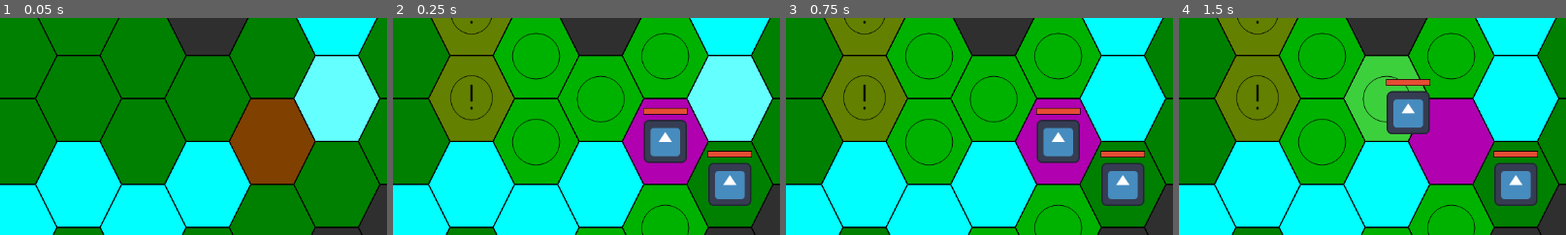
Above: before the commit, frames 1-4 (left to right).
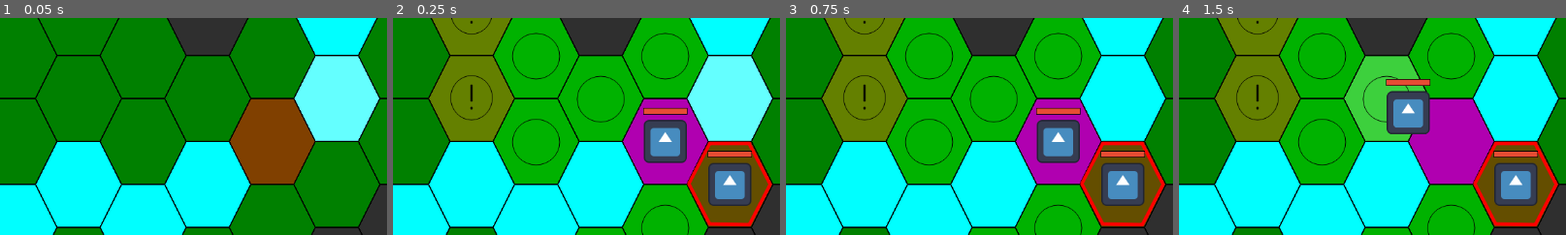
Above: after the commit, the same moments.

Repository: AidasLit/Hex-game-uni
Game: Godot game, scene res://main_scenes/combat_scene.tscn
Same seed, same stepped clock (60 frames per second), same inputs: the game is played once before the commit and once after it. The engine's default icon, where the game draws it, is replaced by a stand-in: a white triangle on a blue panel in a dark square.
Inputs (mouse positions are % of the whole screen's width and height, from its top left):
- Up to frame 1 (0.05 s): no input
- Up to frame 2 (0.25 s): no input
- Up to frame 3 (0.75 s): tap Enter at 0.5 s; move the mouse to (72, 45) at 0.52 s; click (72, 45) at 0.67 s
- Up to frame 4 (1.5 s): tap Space at 1.25 s; move the mouse to (30, 55) at 1.27 s; click (30, 55) at 1.42 s
The pictures show only the part of the screen within x 4-54%, y 41-91%; the shares and areas given below are measured in that part.

Frame 1 is identical in both runs. In frame 2, 4.1% of the frame differs, in the area x 75-98%, y 56-97%; in frame 3, 4.1%; in frame 4, 4.1%.

Commit message:
made basic attacking work

Diff:
--- a/main_scenes/availability_layer.gd
+++ b/main_scenes/availability_layer.gd
@@ -9,9 +9,7 @@
 func _process(delta: float) -> void:
 	pass
 
-func draw_availability(list : Array[Vector2i], last_layer : Array[Vector2i] = []) -> void:
-	clear()
-
+func draw_movability(list : Array[Vector2i], last_layer : Array[Vector2i] = []) -> void:
 	for tile : Vector2i in list:
 		set_cell(tile, 0, Globals.transparent_tile_coords["green"])
 
@@ -19,7 +17,11 @@
 		for tile : Vector2i in last_layer:
 			set_cell(tile, 0, Globals.transparent_tile_coords["orange"])
 
-func is_available(cell : Vector2i) -> bool:
+func draw_attackability(list : Array[Vector2i]) -> void:
+	for tile : Vector2i in list:
+		set_cell(tile, 0, Globals.transparent_tile_coords["red"])
+
+func is_movable(cell : Vector2i) -> bool:
 	var data = get_cell_tile_data(cell)
 	if data:
 		match get_cell_atlas_coords(cell):
@@ -28,3 +30,11 @@
 			Globals.transparent_tile_coords["orange"]:
 				return true
 	return false
+
+func is_attackable(cell : Vector2i) -> bool:
+	var data = get_cell_tile_data(cell)
+	if data:
+		match get_cell_atlas_coords(cell):
+			Globals.transparent_tile_coords["red"]:
+				return true
+	return false
--- a/main_scenes/combat_scene.gd
+++ b/main_scenes/combat_scene.gd
@@ -18,8 +18,17 @@
 func _input(event: InputEvent) -> void:
 	if not action_lock:
 		if event is InputEventMouseButton:
+			# TODO needs to be refactored into something like:
+			# match availability_layer.is_actionable(unit):
+			#     globals.ActionType.Movement:
+			#         move_to_position(event.position)
+			#     globals.ActionType.None:
+			#         throw_error()
 			if event.pressed:
-				move_to_position(event.position)
+				if grid_system.availability_layer.is_movable(grid_system._local_to_map(event.position)):
+					move_to_position(event.position)
+				elif grid_system.availability_layer.is_attackable(grid_system._local_to_map(event.position)):
+					attack_to_position(event.position)
 
 # Called every frame. 'delta' is the elapsed time since the previous frame.
 func _process(delta: float) -> void:
@@ -34,6 +43,8 @@
 
 		unit.unit_owner = Globals.UnitOwner.Rogue
 		unit.goto_location(start_location)
+		unit.tilemap_position = Vector2i(grid_system.astargrid.get_point_position(i))
+		unit.kill_me.connect(kill_unit)
 		action_queue.push_back(unit)
 
 		grid_system.set_unit_on_tile(start_location, true)
@@ -46,15 +57,16 @@
 func move_to_position(move_to : Vector2) -> void:
 	action_lock = true
 
-	if not grid_system.availability_layer.is_available(grid_system._local_to_map(move_to)):
-		action_lock = false
-		return
+	#if not grid_system.availability_layer.is_movable(grid_system._local_to_map(move_to)):
+		#action_lock = false
+		#return
 
 	var path = grid_system.get_navigation_path(active_unit.global_position, move_to)
 	path.pop_front()
 
 	grid_system.set_unit_on_tile(active_unit.global_position, false)
 	active_unit.travel_path(path)
+	active_unit.tilemap_position = grid_system._local_to_map(path.back())
 
 	await active_unit.done_moving
 	grid_system.set_unit_on_tile(active_unit.global_position, true)
@@ -64,6 +76,20 @@
 		turn_done(true)
 	else:
 		turn_done(false)
+
+	action_lock = false
+
+func attack_to_position(attack_to : Vector2) -> void:
+	action_lock = true
+	var attack_tile_pos = grid_system._local_to_map(attack_to)
+
+	for unit : PlayableUnit in get_tree().get_nodes_in_group("unit"):
+		if unit.tilemap_position == attack_tile_pos:
+			unit.health_component.receive_damage(active_unit.damage)
+			active_unit.nudge_attack(unit.global_position)
+			await active_unit.attack_finished
+
+	turn_done(false)
 
 	action_lock = false
 
@@ -77,3 +103,10 @@
 		active_unit = action_queue.pop_front()
 
 	grid_system.set_availability(active_unit)
+
+func kill_unit(unit_to_kill):
+	grid_system.set_unit_on_tile(unit_to_kill.global_position, false)
+	grid_system.set_availability(active_unit)
+
+	action_queue.erase(unit_to_kill)
+	unit_to_kill.queue_free()
--- a/main_scenes/grid_system.gd
+++ b/main_scenes/grid_system.gd
@@ -102,8 +102,26 @@
 
 	return position_path
 
+# TODO this needs a rework
 func set_unit_on_tile(location : Vector2, is_unit : bool) -> void:
 	astargrid.set_point_disabled(cells.get(_local_to_map(location)), is_unit)
+
+func set_attackability(unit : PlayableUnit):
+	var available_points : Array[int] = []
+	var available_tiles : Array[Vector2i] = []
+
+	var unit_tile_id : int = cells.get(_local_to_map(unit.global_position))
+
+	for neighbor : int in astargrid.get_point_connections(unit_tile_id):
+		if astargrid.is_point_disabled(neighbor):
+			if !available_points.has(neighbor):
+				available_points.append(neighbor)
+
+	for point : int in available_points:
+		var tile = Vector2i(astargrid.get_point_position(point))
+		available_tiles.append(tile)
+
+	availability_layer.draw_attackability(available_tiles)
 
 func set_availability(unit : PlayableUnit):
 	var available_points : Array[int] = []
@@ -124,7 +142,9 @@
 		var tile = Vector2i(astargrid.get_point_position(point))
 		available_tiles.append(tile)
 
-	availability_layer.draw_availability(available_tiles, last_level)
+	availability_layer.clear()
+	availability_layer.draw_movability(available_tiles, last_level)
+	set_attackability(unit)
 	availability_layer.set_cell(_local_to_map(unit.global_position), 0, Globals.transparent_tile_coords["pink"])
 
 func _cycle_neighbors(available_points : Array[int], current_level : Array[int]) -> Array[int]:
--- a/units/health_bar.gd
+++ b/units/health_bar.gd
@@ -21,7 +21,8 @@
 	health_bar.value = value
 
 func die():
-	var tween = get_tree().create_tween()
-	tween.tween_property(self, "transparency", 1, 0.5)
-	await tween.finished
+	#var tween = get_tree().create_tween()
+	#tween.tween_property(self, "modulate.a", 0, 0.5)
+	#await tween.finished
+	self.visible = false
 	queue_free()
--- a/units/test_unit_solider.tscn
+++ b/units/test_unit_solider.tscn
@@ -26,7 +26,7 @@
 [node name="HealthComponent" parent="." instance=ExtResource("3_aytyn")]
 max_hp = 10
 
-[node name="Sprite3D" parent="." node_paths=PackedStringArray("health_component") instance=ExtResource("4_xmxup")]
+[node name="HealthBar" parent="." node_paths=PackedStringArray("health_component") instance=ExtResource("4_xmxup")]
 position = Vector2(0, -45)
 scale = Vector2(0.326733, 0.454545)
 texture = SubResource("ViewportTexture_vpbp7")
--- a/units/unit_test.gd
+++ b/units/unit_test.gd
@@ -5,15 +5,21 @@
 
 # temporary variable for debugging
 @export var my_name: String = "blank"
+@export var max_range: int = 3
 @export var max_hp: int = 10
-@export var max_range: int = 3
+#@export var attack_range: int = 1
+@export var damage: int = 2
 
 signal done_moving
+signal attack_finished
+signal kill_me(unit_ref)
 
+var tilemap_position : Vector2i
 var movement_range : int
 var unit_owner : Globals.UnitOwner
 
 func _ready() -> void:
+	health_component.zero_hp.connect(_on_zero_hp)
 	health_component.max_hp = max_hp
 	turn_reset()
 
@@ -37,5 +43,19 @@
 
 	done_moving.emit()
 
+func nudge_attack(target : Vector2):
+	var return_pos = global_position
+	var direction = (target - global_position).normalized()
+
+	var tween = get_tree().create_tween()
+	tween.tween_property(self, "global_position", return_pos + direction * 50, 0.1)
+	tween.tween_property(self, "global_position", return_pos, 0.2)
+	await tween.finished
+
+	attack_finished.emit()
+
 func turn_reset() -> void:
 	movement_range = max_range
+
+func _on_zero_hp() -> void:
+	kill_me.emit(self)
Binary file changed: assets/Terrain - Solid transparent - no Outline - 128x128.png
